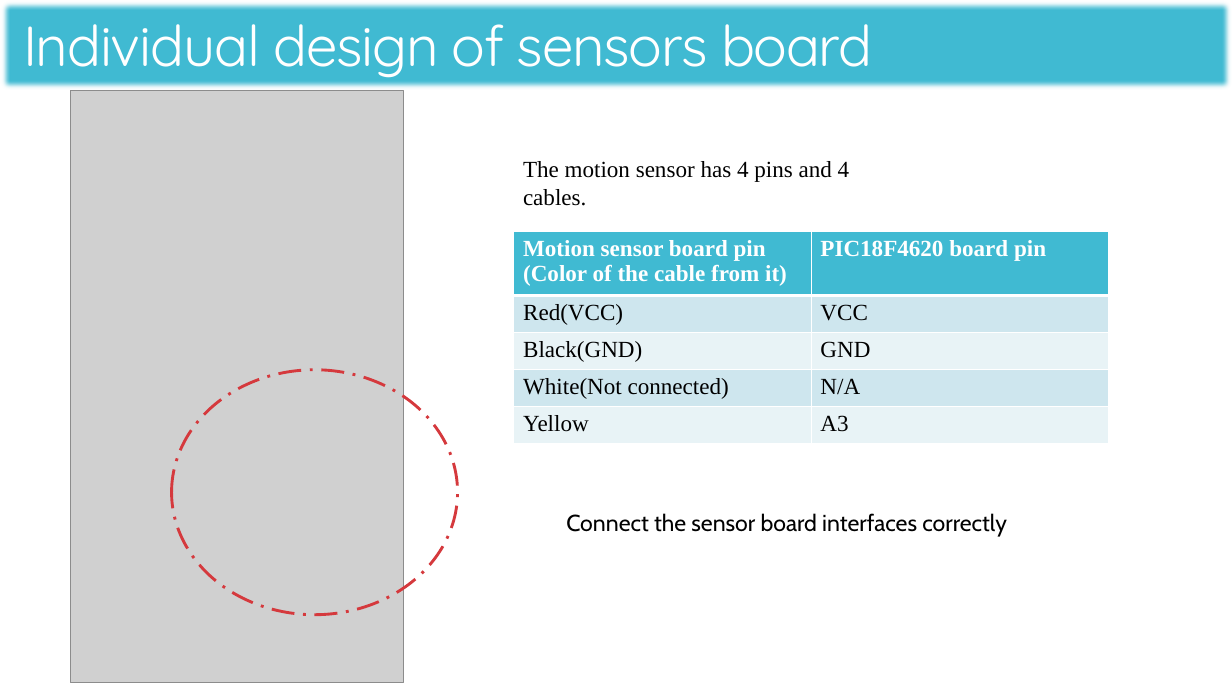
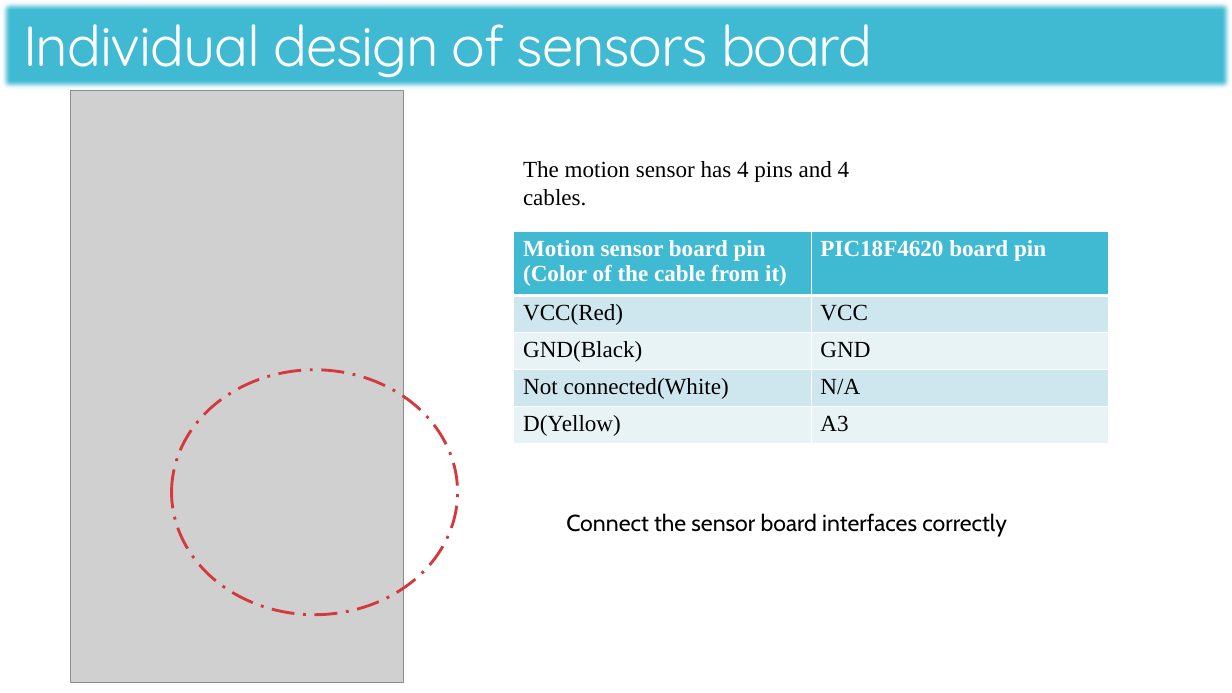
Before and after one commit to kashyu/g23, a slide deck: slide 2 of Group 23_motion.pptx. Drawn at 1232x693 pixels with LibreOffice and Linux fonts; fonts in the diff are those of the drawing; grey boxes stand for pictures. Boxes give left, top, right and bottom in pixels: in the first picture for what was removed or moved away, otherwise in the second. Text is boxed around its words. In the diff, an @@ line names an element or a change of style, - is before the commit and + after.

```diff
--- a/Group 23_motion.pptx
+++ b/Group 23_motion.pptx
@@ table at <box>514,231,1109,440</box> @@
-row 2, column 1: Red(VCC)
+row 2, column 1: VCC(Red)
-row 3, column 1: Black(GND)
+row 3, column 1: GND(Black)
-row 4, column 1: White(Not connected)
+row 4, column 1: Not connected(White)
-row 5, column 1: Yellow
+row 5, column 1: D(Yellow)
```
Also in this commit, not shown: 1 other slide changed.
